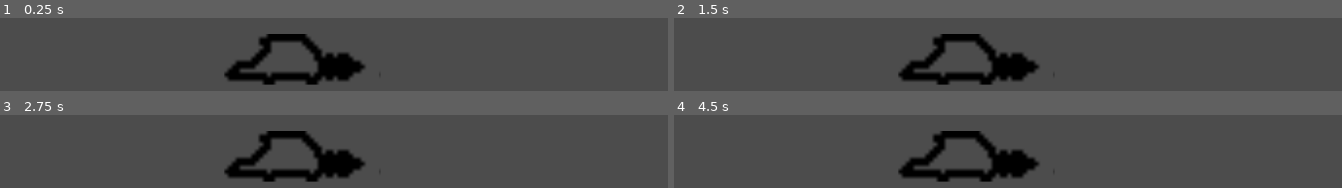
Above: before the commit, frames 1-4 (two rows, left to right).
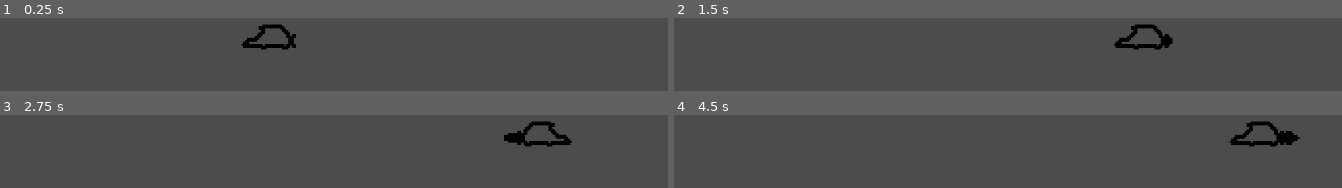
Above: after the commit, the same moments.

Repository: JoaquinSuez/SpaceShooter
Game: Godot game, scene res://Player/Player.tscn
Same seed, same stepped clock (60 frames per second), same inputs: the game is played once before the commit and once after it. Before the commit the project starts from res://game.tscn.
Inputs:
- Up to frame 1 (0.25 s): no input
- Up to frame 2 (1.5 s): tap Enter at 0.5 s; hold D (move_right, bound only after the commit) 0.53-1.28 s; hold A (move_left, bound only after the commit) from 1.28 s (still down)
- Up to frame 3 (2.75 s): release A (move_left, bound only after the commit) at 2.03 s; hold D (move_right, bound only after the commit) from 2.03 s (still down)
- Up to frame 4 (4.5 s): tap Space at 3.5 s; release D (move_right, bound only after the commit) at 3.53 s; hold A (move_left, bound only after the commit) from 3.53 s (still down)

The runs differ from the first frame. In frame 1, 7.1% of the frame differs, in the area x 33-55%, y 8-92%; in frame 2, 7.6%; in frame 3, 7.7%; in frame 4, 7.8%, in the area x 33-94%, y 8-92%.

Commit message:
basic left/right movement

Diff:
--- /dev/null
+++ b/Player/Player.gd
@@ -0,0 +1,78 @@
+extends Node2D
+
+# movement vars
+export var maxSpeed: float = 0
+export var baseSpeed: float = 0
+var currentSpeed = 6
+var moveDir = Vector2.ZERO # v2 for move()
+var playerIsMoving = false # the player is pressing left/right
+var movingFor = 0 # how long the player has been moving (sec.)
+var drag = 0 # drag, appllied e
+var direction: int = 0 # current direction
+var lastDirection: int # previous direction
+
+func _ready():
+	position = $StartPosition.position
+
+
+func _process(delta):
+	move(delta)
+
+
+func move(delta):
+	# reset variables
+	moveDir = Vector2.ZERO
+	playerIsMoving = false
+	lastDirection = direction
+
+	# check left/right input and do things
+	if Input.is_action_pressed("move_left"):
+		moveDir.x -= 1
+		direction = -1
+		drag -= delta
+		playerIsMoving = true
+		movingFor += delta
+		# set animations
+		$AnimatedSprite.flip_h = false
+		if movingFor < 0.4:
+			$AnimatedSprite.animation = "startup"
+		else:
+			$AnimatedSprite.animation = "moving"
+	elif Input.is_action_pressed("move_right"):
+		moveDir.x += 1
+		direction = 1
+		drag += delta
+		playerIsMoving = true
+		movingFor += delta
+		# set animations
+		$AnimatedSprite.flip_h = true
+		if movingFor < 0.4:
+			$AnimatedSprite.animation = "startup"
+		else:
+			$AnimatedSprite.animation = "moving"
+
+	# check if there is no left / right input and do things
+	if moveDir.x == 0:
+		movingFor = 0
+		direction = 0
+		if drag < 0:
+			drag += delta / 2
+		if drag > 0:
+			drag -= delta / 2
+		# set animations
+		$AnimatedSprite.animation = "idle"
+
+	# check if direction changed from last
+	# frame and do things
+	if direction != lastDirection:
+		moveDir = Vector2.ZERO
+		movingFor = 0
+
+	drag = clamp(drag, -1, 1)
+
+	moveDir = moveDir.normalized()
+	currentSpeed = baseSpeed * (1 + movingFor / 3)
+	moveDir.x = moveDir.x * currentSpeed + drag
+	moveDir.x = clamp(moveDir.x, -maxSpeed, maxSpeed)
+
+	position += moveDir
--- /dev/null
+++ b/Player/Player.tscn
@@ -0,0 +1,28 @@
+[gd_scene load_steps=4 format=2]
+
+[ext_resource path="res://player_spriteframes.tres" type="SpriteFrames" id=1]
+[ext_resource path="res://Player/Player.gd" type="Script" id=2]
+
+[sub_resource type="RectangleShape2D" id=1]
+extents = Vector2( 31.5, 14.5 )
+
+[node name="character" type="RigidBody2D"]
+position = Vector2( -2, 0 )
+gravity_scale = 0.0
+script = ExtResource( 2 )
+maxSpeed = 10.0
+baseSpeed = 6.0
+
+[node name="AnimatedSprite" type="AnimatedSprite" parent="."]
+position = Vector2( 16, 0 )
+scale = Vector2( 2.5, 2.5 )
+frames = ExtResource( 1 )
+animation = "idle"
+playing = true
+
+[node name="CollisionShape2D" type="CollisionShape2D" parent="."]
+position = Vector2( 2.586, 0 )
+shape = SubResource( 1 )
+
+[node name="StartPosition" type="Position2D" parent="."]
+position = Vector2( 512, 300 )
--- a/character.gd
+++ /dev/null
@@ -1,12 +0,0 @@
-extends Node2D
-
-onready var _animation_player = $AnimationPlayer
-
-# Called when the node enters the scene tree for the first time.
-func _ready():
-	pass
-
-
-# Called every frame. 'delta' is the elapsed time since the previous frame.
-func _process(delta):
-	pass
--- a/game.tscn
+++ /dev/null
@@ -1,16 +0,0 @@
-[gd_scene load_steps=3 format=2]
-
-[ext_resource path="res://player_spriteframes.tres" type="SpriteFrames" id=1]
-[ext_resource path="res://character.gd" type="Script" id=2]
-
-[node name="character" type="Node2D"]
-script = ExtResource( 2 )
-
-[node name="AnimatedSprite" type="AnimatedSprite" parent="."]
-position = Vector2( 555.846, 328.25 )
-scale = Vector2( 5, 5 )
-frames = ExtResource( 1 )
-animation = "2_moving"
-
-[node name="Camera2D" type="Camera2D" parent="."]
-position = Vector2( 528, 335 )
--- a/player_spriteframes.tres
+++ b/player_spriteframes.tres
@@ -1,46 +1,41 @@
 [gd_resource type="SpriteFrames" load_steps=7 format=2]
 
-[ext_resource path="res://playerSpriteSheet.png" type="Texture" id=1]
+[ext_resource path="res://Player/PlayerSpriteSheet.png" type="Texture" id=1]
 
 [sub_resource type="AtlasTexture" id=1]
-flags = 4
 atlas = ExtResource( 1 )
 region = Rect2( 0, 0, 40, 13 )
 
+[sub_resource type="AtlasTexture" id=4]
+atlas = ExtResource( 1 )
+region = Rect2( 160, 0, 40, 13 )
+
+[sub_resource type="AtlasTexture" id=5]
+atlas = ExtResource( 1 )
+region = Rect2( 200, 0, 40, 13 )
+
 [sub_resource type="AtlasTexture" id=2]
-flags = 4
 atlas = ExtResource( 1 )
 region = Rect2( 80, 0, 40, 13 )
 
 [sub_resource type="AtlasTexture" id=3]
-flags = 4
 atlas = ExtResource( 1 )
 region = Rect2( 120, 0, 40, 13 )
-
-[sub_resource type="AtlasTexture" id=4]
-flags = 4
-atlas = ExtResource( 1 )
-region = Rect2( 160, 0, 40, 13 )
-
-[sub_resource type="AtlasTexture" id=5]
-flags = 4
-atlas = ExtResource( 1 )
-region = Rect2( 200, 0, 40, 13 )
 
 [resource]
 animations = [ {
 "frames": [ SubResource( 1 ) ],
 "loop": true,
-"name": "0_idle",
+"name": "idle",
+"speed": 5.0
+}, {
+"frames": [ SubResource( 4 ), SubResource( 5 ) ],
+"loop": true,
+"name": "moving",
 "speed": 5.0
 }, {
 "frames": [ SubResource( 2 ), SubResource( 3 ) ],
 "loop": true,
-"name": "1_startup",
-"speed": 5.0
-}, {
-"frames": [ SubResource( 4 ), SubResource( 5 ) ],
-"loop": true,
-"name": "2_moving",
+"name": "startup",
 "speed": 5.0
 } ]
--- a/project.godot
+++ b/project.godot
@@ -11,12 +11,55 @@
 [application]
 
 config/name="SpaceShooter"
-run/main_scene="res://game.tscn"
+run/main_scene="res://Player/Player.tscn"
 config/icon="res://icon.png"
+
+[global]
+
+nearest=false
 
 [gui]
 
 common/drop_mouse_on_gui_input_disabled=true
+
+[input]
+
+move_up={
+"deadzone": 0.49,
+"events": [ Object(InputEventKey,"resource_local_to_scene":false,"resource_name":"","device":0,"alt":false,"shift":false,"control":false,"meta":false,"command":false,"pressed":false,"scancode":87,"physical_scancode":0,"unicode":0,"echo":false,"script":null)
+, Object(InputEventKey,"resource_local_to_scene":false,"resource_name":"","device":0,"alt":false,"shift":false,"control":false,"meta":false,"command":false,"pressed":false,"scancode":16777232,"physical_scancode":0,"unicode":0,"echo":false,"script":null)
+ ]
+}
+move_left={
+"deadzone": 0.5,
+"events": [ Object(InputEventKey,"resource_local_to_scene":false,"resource_name":"","device":0,"alt":false,"shift":false,"control":false,"meta":false,"command":false,"pressed":false,"scancode":65,"physical_scancode":0,"unicode":0,"echo":false,"script":null)
+, Object(InputEventKey,"resource_local_to_scene":false,"resource_name":"","device":0,"alt":false,"shift":false,"control":false,"meta":false,"command":false,"pressed":false,"scancode":16777231,"physical_scancode":0,"unicode":0,"echo":false,"script":null)
+ ]
+}
+move_down={
+"deadzone": 0.5,
+"events": [ Object(InputEventKey,"resource_local_to_scene":false,"resource_name":"","device":0,"alt":false,"shift":false,"control":false,"meta":false,"command":false,"pressed":false,"scancode":83,"physical_scancode":0,"unicode":0,"echo":false,"script":null)
+, Object(InputEventKey,"resource_local_to_scene":false,"resource_name":"","device":0,"alt":false,"shift":false,"control":false,"meta":false,"command":false,"pressed":false,"scancode":16777234,"physical_scancode":0,"unicode":0,"echo":false,"script":null)
+ ]
+}
+move_right={
+"deadzone": 0.5,
+"events": [ Object(InputEventKey,"resource_local_to_scene":false,"resource_name":"","device":0,"alt":false,"shift":false,"control":false,"meta":false,"command":false,"pressed":false,"scancode":68,"physical_scancode":0,"unicode":0,"echo":false,"script":null)
+, Object(InputEventKey,"resource_local_to_scene":false,"resource_name":"","device":0,"alt":false,"shift":false,"control":false,"meta":false,"command":false,"pressed":false,"scancode":16777233,"physical_scancode":0,"unicode":0,"echo":false,"script":null)
+ ]
+}
+shoot={
+"deadzone": 0.5,
+"events": [ Object(InputEventKey,"resource_local_to_scene":false,"resource_name":"","device":0,"alt":false,"shift":false,"control":false,"meta":false,"command":false,"pressed":false,"scancode":74,"physical_scancode":0,"unicode":0,"echo":false,"script":null)
+, Object(InputEventKey,"resource_local_to_scene":false,"resource_name":"","device":0,"alt":false,"shift":false,"control":false,"meta":false,"command":false,"pressed":false,"scancode":32,"physical_scancode":0,"unicode":0,"echo":false,"script":null)
+ ]
+}
+action={
+"deadzone": 0.5,
+"events": [ Object(InputEventKey,"resource_local_to_scene":false,"resource_name":"","device":0,"alt":false,"shift":false,"control":false,"meta":false,"command":false,"pressed":false,"scancode":70,"physical_scancode":0,"unicode":0,"echo":false,"script":null)
+, Object(InputEventKey,"resource_local_to_scene":false,"resource_name":"","device":0,"alt":false,"shift":false,"control":false,"meta":false,"command":false,"pressed":false,"scancode":16777221,"physical_scancode":0,"unicode":0,"echo":false,"script":null)
+ ]
+}
 
 [physics]
 
Renamed: playerSpriteSheet.png -> Player/PlayerSpriteSheet.png
Not shown, changed: Player/PlayerSpriteSheet.png.import
